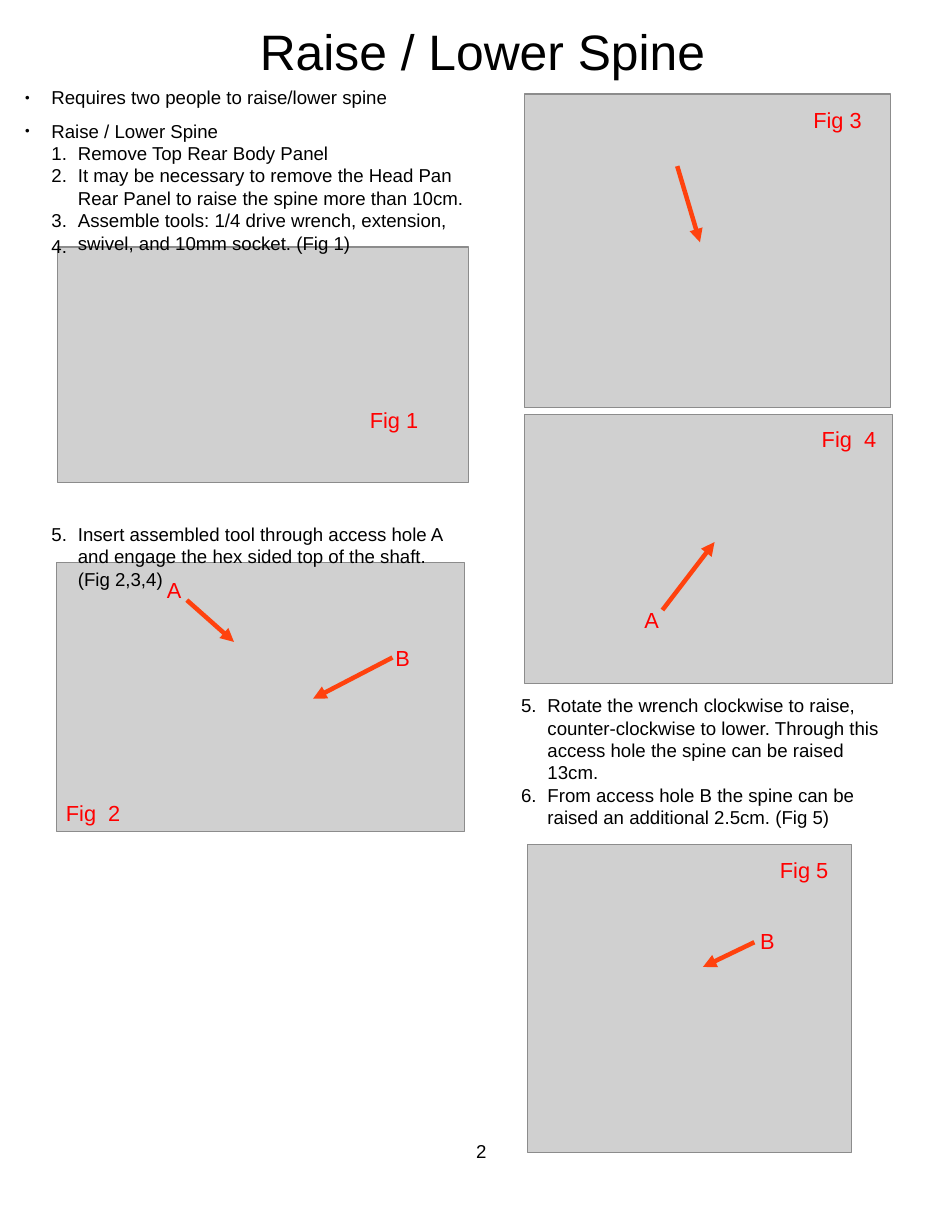
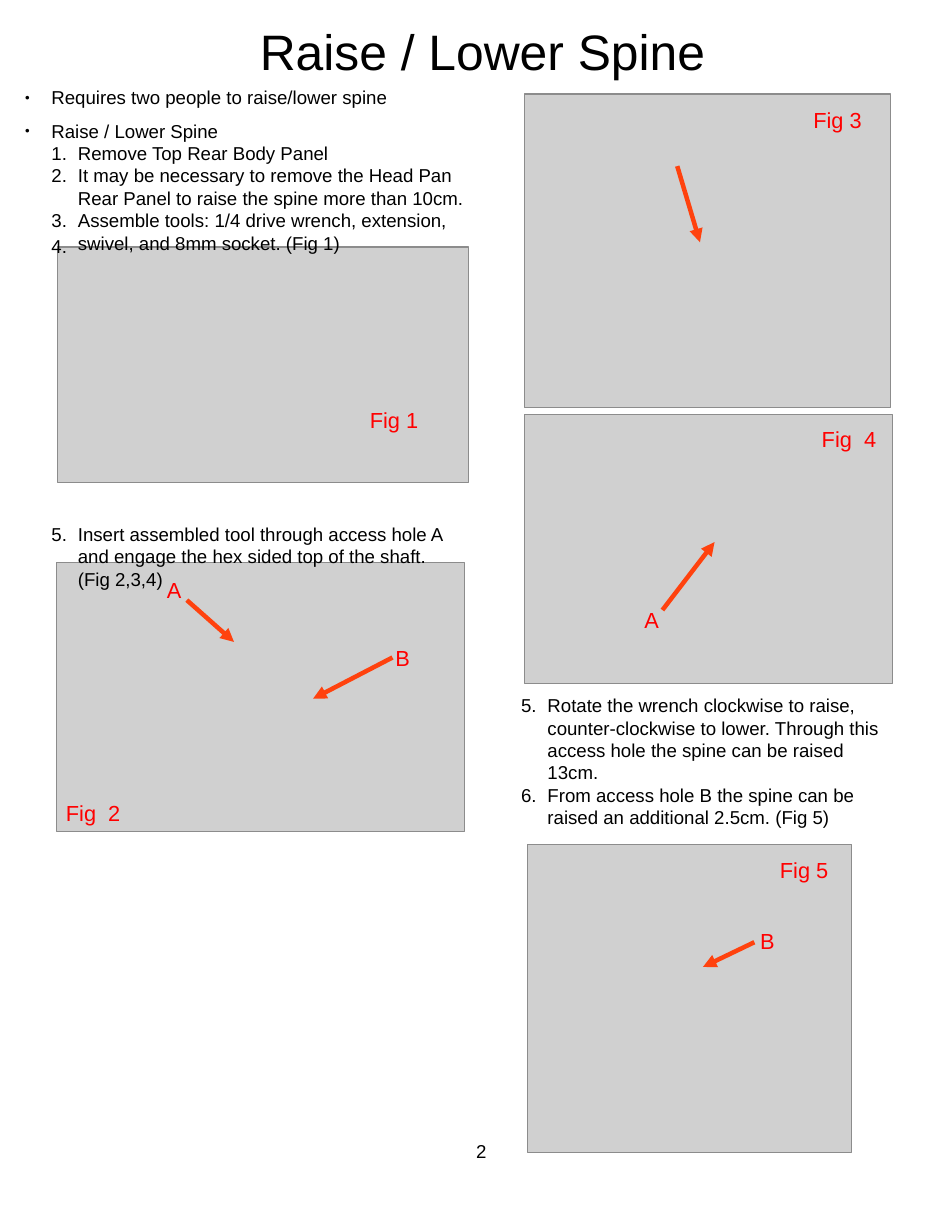
Before and after one commit to PR2/pr2_docs, a slide deck: slide 2 of PR2_remove_replace/docs/Toolkit Doc8 Spine.odp. Drawn at 952x1232 pixels with LibreOffice and Linux fonts; fonts in the diff are those of the drawing; grey boxes stand for pictures; background and template pictures are left out. Boxes give left, top, right and bottom in pixels: in the first picture for what was removed or moved away, otherwise in the second. Text is boxed around its words. In the diff, an @@ line names an element or a change of style, - is before the commit and + after.

Commit message:
Changing spine bit diameter from 10mm to 8mm in docs

```diff
--- a/PR2_remove_replace/docs/Toolkit Doc8 Spine.odp
+++ b/PR2_remove_replace/docs/Toolkit Doc8 Spine.odp
@@ text at [78, 213, 446, 254]: text changed @@
-  3. Assemble tools: 1/4 drive wrench, extension, swivel, and 10mm socket. (Fig 1)
+  3. Assemble tools: 1/4 drive wrench, extension, swivel, and 8mm socket. (Fig 1)
```
